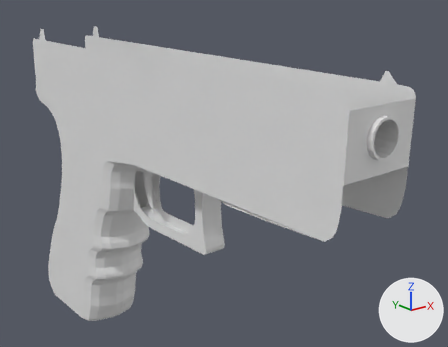
The Blender file glock.blend as it was, and as the next commit left it.
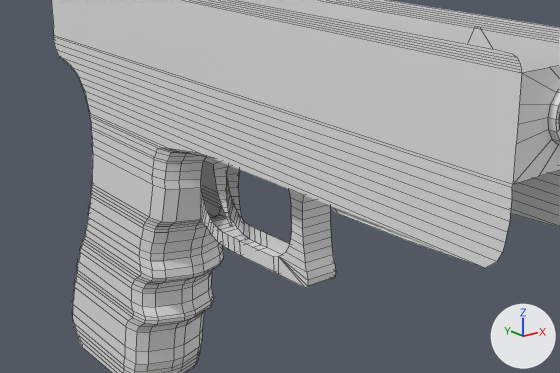
The first picture shows the older version from a 50 mm camera at (-0.165, -0.2462, 0.0609) aimed at (0.0276, -0.0054, -0.0354). The close-ups show both versions on the part from 0% to 84% of the width and 18% to 90% of the height of that picture. Every picture has the same lights, and +X, +Y and +Z are marked at lower right. The close-ups show mesh edges as thin lines.

Script lines for the objects in view, before the commit:
```python
me_cube_001 = bpy.data.meshes.new('Cube.001')
me_cube_001.from_pydata(...)  # 990 vertices, 850 faces; spans x -0.01..0.01, y -0.126..0.144, z -0.709..0.163
# before: 49 (0.003, -0.037, -0.129), 58 (0.01, -0.117, -0.117), 69 (0.003, -0.013, -0.127), 70 (0.003, -0.018, -0.128), 234 (0.01, 0.01, -0.127)
# before: 272 (0.009, -0.001, -0.127), 346 (0.01, 0.097, -0.126), 350 (0.007, -0.007, -0.127), 482 (0.01, 0.098, -0.113), 488 (0.01, -0.091, -0.124)
# before: 489 (0.01, -0.064, -0.128), 545 (-0.003, -0.037, -0.129), 554 (-0.01, -0.117, -0.117) at pixel (485, 268), 565 (-0.003, -0.013, -0.127), 566 (-0.003, -0.018, -0.128)
# before: 734 (-0.01, 0.01, -0.127) at pixel (199, 153), 772 (-0.009, -0.001, -0.127), 846 (-0.01, 0.097, -0.126) at pixel (87, 104), 850 (-0.007, -0.007, -0.127), 982 (-0.01, 0.098, -0.113) at pixel (85, 97)
# before: 988 (-0.01, -0.091, -0.124) at pixel (405, 239), 989 (-0.01, -0.064, -0.128) at pixel (338, 213)
ob_body = bpy.data.objects.new('Body', me_cube_001)
ob_body.location = (0.0, 0.0, 0.0)
ob_body.scale = (1.7, 0.988, 0.205)
```
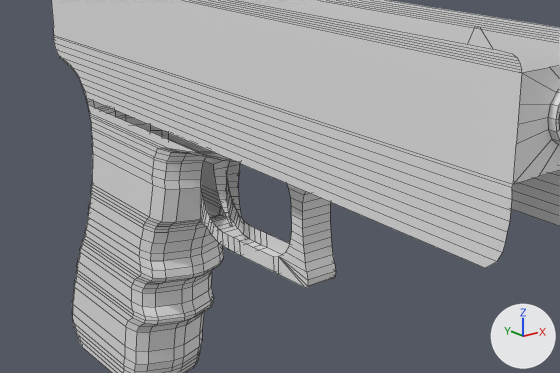
Location of each change, [x1, y1, x2, y2] in pixels of the close-ups (560 x 373 px):
part 1 of me_cube_001, deleted: before [86, 98, 560, 267]

The change, as a diff of the scene's bpy script:
```diff
--- a/glock.blend.py
+++ b/glock.blend.py
@@ me_cube_001 @@
 me_cube_001.from_pydata(...)  # 990 vertices, 850 faces; spans x -0.01..0.01, y -0.126..0.144, z -0.709..0.163
 # used by ob_body; location = (0.0, 0.0, 0.0); scale = (1.7, 0.988, 0.205)
 # verts and faces of me_cube_001; kept vertices keep their numbers, new ones are numbered from 990
+# me_cube_001 part 1
+delete_vertices([488, 489, 988, 989])  # with the faces that use them
```
